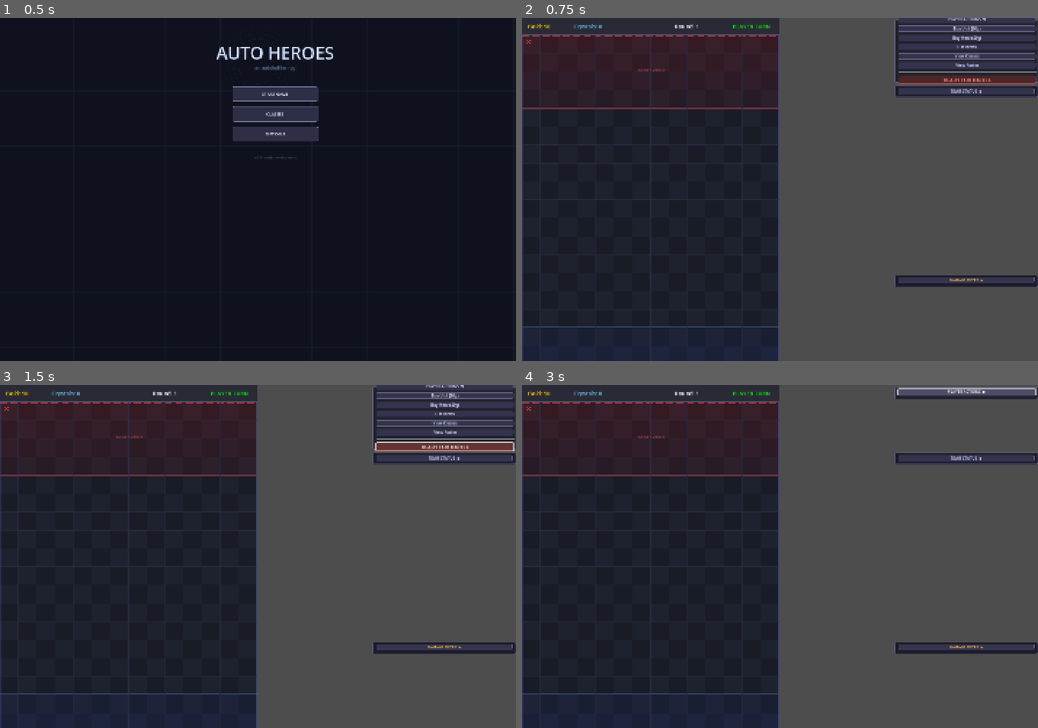
Above: before the commit, frames 1-4 (two rows, left to right).
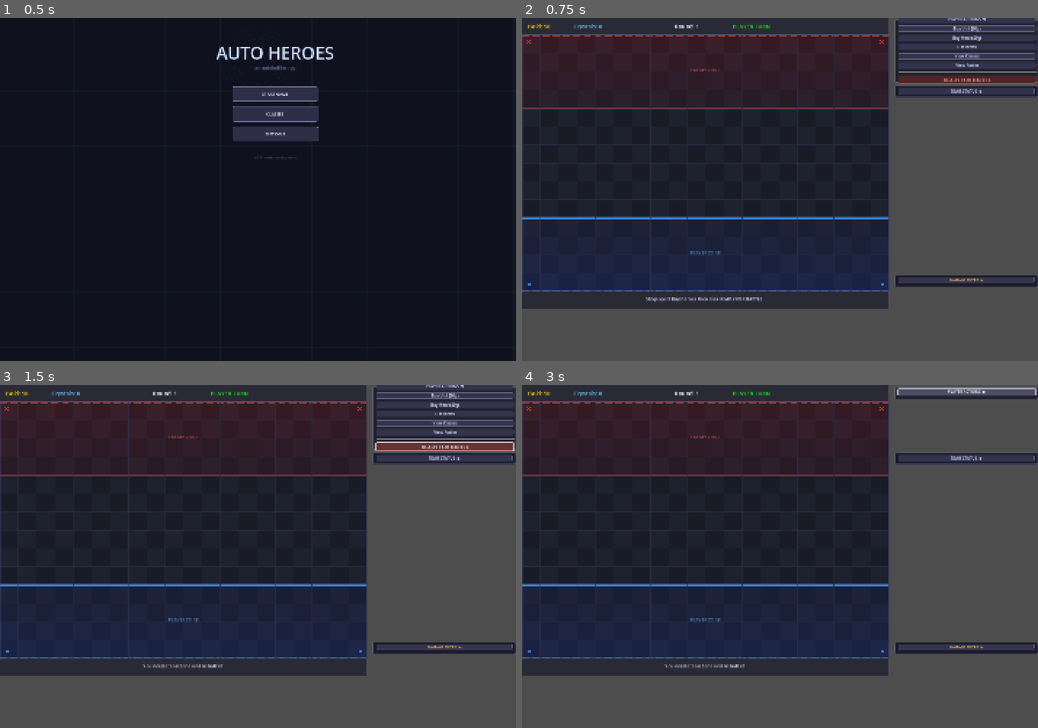
Above: after the commit, the same moments.

Repository: iceie2/autobattler-rpg
Game: Godot game, scene res://scenes/main_menu.tscn
Same seed, same stepped clock (60 frames per second), same inputs: the game is played once before the commit and once after it.
Inputs:
- Up to frame 1 (0.5 s): no input
- Up to frame 2 (0.75 s): click "START GAME" at 0.5 s
- Up to frame 3 (1.5 s): click "READY FOR BATTLE" at 1.25 s
- Up to frame 4 (3 s): click "READY FOR BATTLE" at 2 s; click "PLAYER ACTIONS ▼" at 2.75 s

Frame 1 is identical in both runs. In frame 2, 29% of the frame differs, in the area x 0-71%, y 0-100%; in frame 3, 29%; in frame 4, 29%.

Commit message:
Set grid to 20w x 14h for 1920x1080 with menu room
background_layer: GRID_W 14→20, GRID_H 20→14 (1280x896 visual)
main_game.gd: grid_width 14→20, grid_height 20→14
battle_grid.gd: export defaults and comment updated
main_game.tscn: TopBar 896→1280, BottomBar top 1340→956 bottom 1400→1020
wave_data.gd: comment updated to 20-wide

Player/enemy zone rows are derived dynamically so no row
numbers needed to change (player=rows 10-13, enemy=rows 0-3).

Co-Authored-By: Claude Sonnet 4.6 <noreply@anthropic.com>

Diff:
--- a/scenes/main_game.tscn
+++ b/scenes/main_game.tscn
@@ -157,7 +157,7 @@
 [node name="UI" type="CanvasLayer" parent="."]
 
 [node name="TopBar" type="Panel" parent="UI"]
-offset_right = 896.0
+offset_right = 1280.0
 offset_bottom = 60.0
 theme_override_styles/panel = SubResource("TopBarStyle")
 
@@ -434,9 +434,9 @@
 
 [node name="BottomBar" type="Panel" parent="UI"]
 offset_left = 0.0
-offset_top = 1340.0
-offset_right = 896.0
-offset_bottom = 1400.0
+offset_top = 956.0
+offset_right = 1280.0
+offset_bottom = 1020.0
 theme_override_styles/panel = SubResource("BottomBarStyle")
 
 [node name="InfoLabel" type="Label" parent="UI/BottomBar"]
--- a/scripts/background_layer.gd
+++ b/scripts/background_layer.gd
@@ -1,11 +1,11 @@
 extends Node2D
 class_name BackgroundLayer
 
-const GRID_W  := 14
-const GRID_H  := 20
+const GRID_W  := 20
+const GRID_H  := 14
 const CELL    := 64
-const TOTAL_W := GRID_W * CELL   # 896
-const TOTAL_H := GRID_H * CELL   # 1280
+const TOTAL_W := GRID_W * CELL   # 1280
+const TOTAL_H := GRID_H * CELL   # 896
 
 const ZONE_ROWS := 4   # rows per team zone
 
@@ -56,7 +56,7 @@
 	for cx in [24.0, TOTAL_W - 24.0]:
 		_draw_x_mark(Vector2(cx, 24), Color(0.85, 0.25, 0.25, 0.8), 8.0)
 
-# ── Player zone — rows 16..19, blue tint + solid border ─────────────────────
+# ── Player zone — rows 10..13, blue tint + solid border ─────────────────────
 func _draw_player_zone() -> void:
 	var zone_start := (GRID_H - ZONE_ROWS) * CELL
 	var zone_h     := ZONE_ROWS * CELL
--- a/scripts/battle_grid.gd
+++ b/scripts/battle_grid.gd
@@ -1,9 +1,9 @@
 extends Node2D
 class_name BattleGrid
 
-# Grid size - 14x20 grid (14 wide, 20 tall)
-@export var grid_width: int = 14
-@export var grid_height: int = 20
+# Grid size - 20x14 grid (20 wide, 14 tall)
+@export var grid_width: int = 20
+@export var grid_height: int = 14
 @export var cell_size: int = 64
 
 # Grid data structure
--- a/scripts/main_game.gd
+++ b/scripts/main_game.gd
@@ -121,8 +121,8 @@
 
 	# Create and attach BattleGrid
 	battle_grid = BattleGrid.new()
-	battle_grid.grid_width = 14
-	battle_grid.grid_height = 20
+	battle_grid.grid_width = 20
+	battle_grid.grid_height = 14
 	battle_grid.cell_size = 64
 	battle_grid_node.add_child(battle_grid)
 
--- a/scripts/wave_data.gd
+++ b/scripts/wave_data.gd
@@ -9,7 +9,7 @@
 #
 # ── Layout rules ─────────────────────────────────────────────────────────────
 #  • Each row string is split by spaces; each token = one grid cell.
-#  • Rows are automatically centred in the 14-wide battle grid.
+#  • Rows are automatically centred in the 20-wide battle grid.
 #  • Up to 4 rows (enemy zone occupies grid rows 0–3).
 #  • Shorter rows are fine — they just produce a narrower formation.
 #  • An empty string "" means the whole row is unoccupied.
